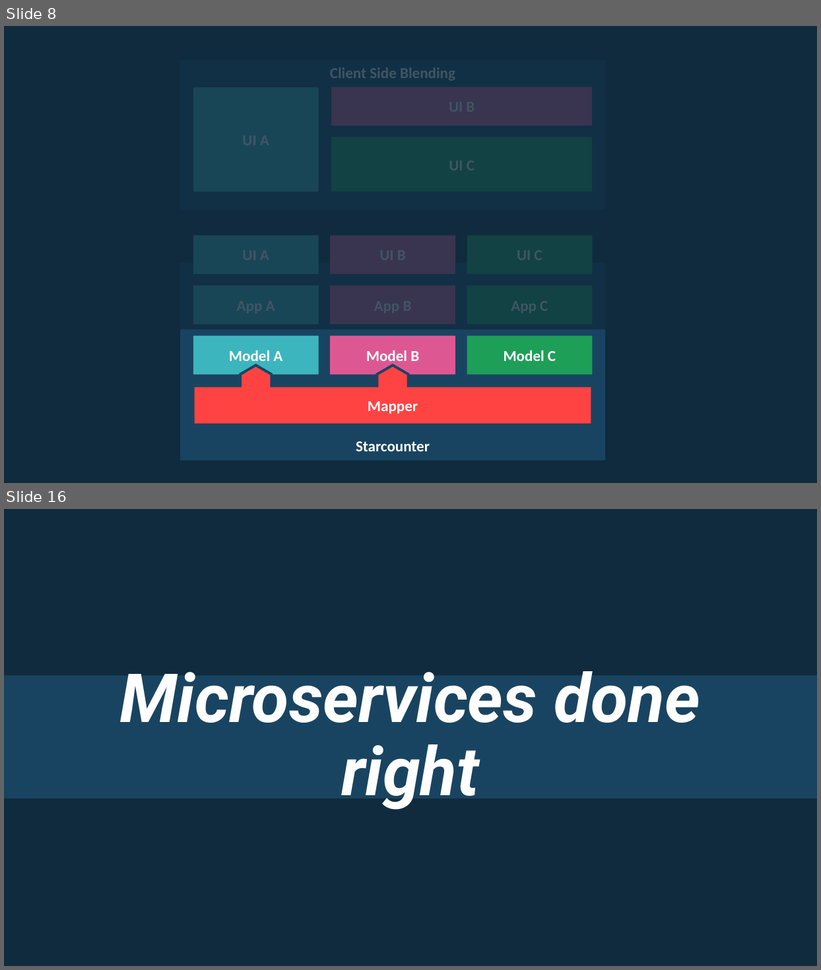
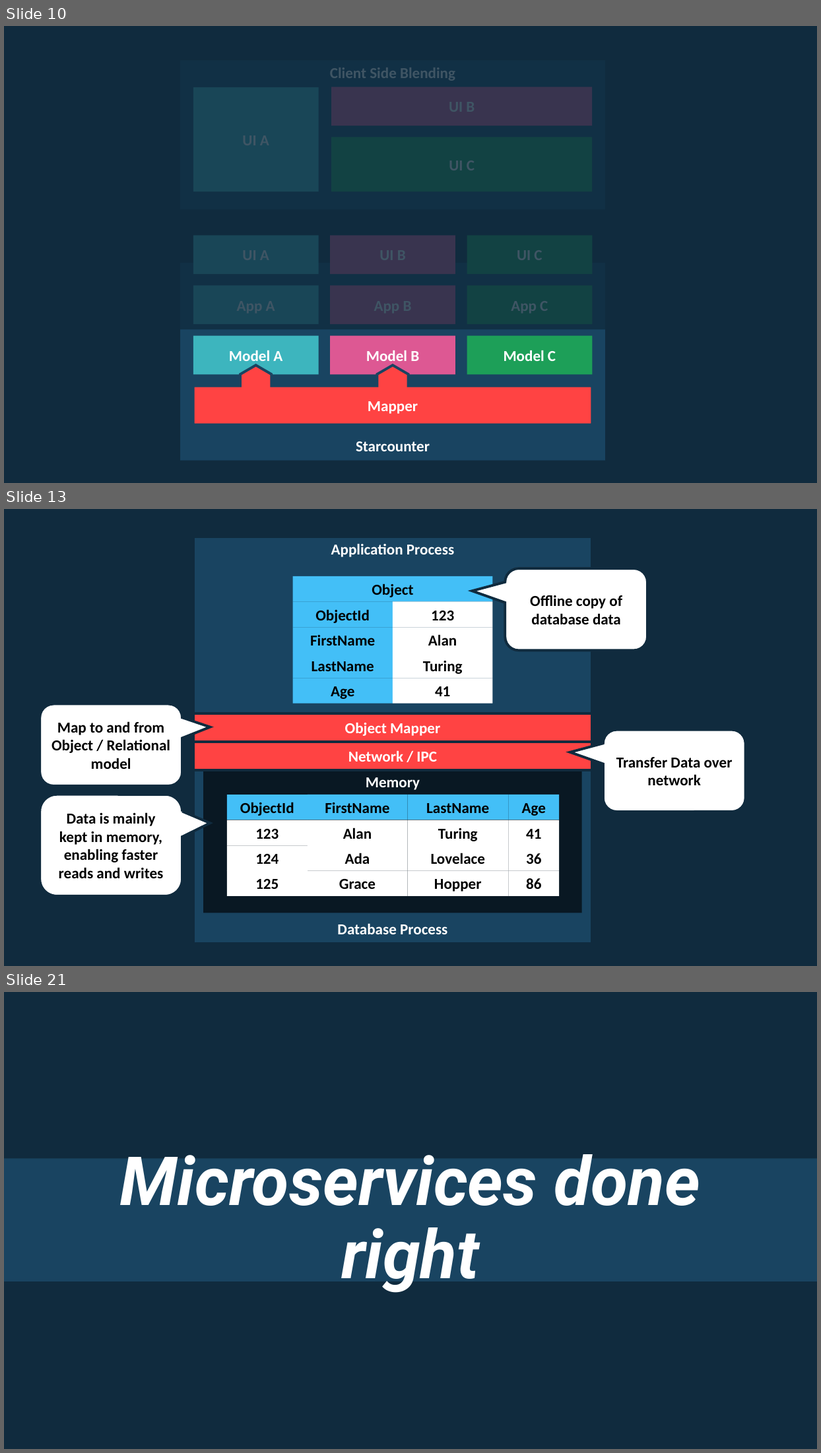
Before and after one commit to rogeralsing/Presentations, a slide deck: Starcounter/usa.pptx. Shown one above the other, each under a label of ours: slides 8 and 16 before the commit, slides 10, 13 and 21 after it; the slides between them are not shown. The pictures are 821x970 and 821x1453 pixels, drawn with LibreOffice and Linux fonts; fonts in the diff are those of the drawing. Boxes give left, top, right and bottom in pixels: in the first picture for what was removed or moved away, otherwise in the second. Text is boxed around its words. In the diff, an @@ line names an element or a change of style, - is before the commit and + after.

```diff
--- a/Starcounter/usa.pptx
+++ b/Starcounter/usa.pptx
@@ slide 13 added at bbox=[4, 509, 817, 966], background #102B3E @@
@@ rectangle added at bbox=[193, 537, 592, 742], fill #194461, outline #102B3E 3 pt, 18 pt, text #FFFFFF, bold @@
+Application Process
@@ rounded speech box added at bbox=[506, 569, 648, 651], fill #FFFFFF, outline #102B3E 3 pt, 18 pt, text #000000, bold @@
+Offline copy of database data
@@ group added at bbox=[293, 576, 493, 704]: 5 texts, 4 rectangles @@
+ObjectId
+Object
+LastName
+FirstName
+Age
+123
+Turing
+Alan
+41
@@ rounded speech box added at bbox=[40, 704, 183, 787], fill #FFFFFF, outline #102B3E 3 pt, 18 pt, text #000000, bold @@
+Map to and from Object / Relational model
@@ rectangle added at bbox=[193, 714, 592, 741], fill #FF4343, outline #102B3E 3 pt, 18 pt, text #FFFFFF, bold @@
+Object Mapper
@@ rectangle added at bbox=[193, 742, 592, 944], fill #194461, outline #102B3E 3 pt, 18 pt, text #FFFFFF, bold @@
+Database Process
@@ rectangle added at bbox=[193, 742, 592, 770], fill #FF4343, outline #102B3E 3 pt, 18 pt, text #FFFFFF, bold @@
+Network / IPC
@@ rounded speech box added at bbox=[604, 730, 746, 812], fill #FFFFFF, outline #102B3E 3 pt, 18 pt, text #000000, bold @@
+Transfer Data over network
@@ rectangle added at bbox=[203, 769, 582, 914], fill #091823, 18 pt, text #FFFFFF, bold @@
+Memory
@@ rounded speech box added at bbox=[40, 795, 183, 896], fill #FFFFFF, outline #102B3E 3 pt, 18 pt, text #000000, bold @@
+Data is mainly kept in memory, enabling faster reads and writes
@@ group added at bbox=[227, 795, 559, 897]: 12 rectangles, 4 texts @@
+123
+Alan
+Turing
+41
+Ada
+Lovelace
+36
+Grace
+Hopper
+86
+FirstName
+LastName
+Age
+ObjectId
+124
+125
@@ what was slide 8 is now slide 10 @@
@@ what was slide 16 is now slide 21 @@
```
Also in this commit, not shown: 11 slides changed, 6 other slides added, 1 slide removed.
